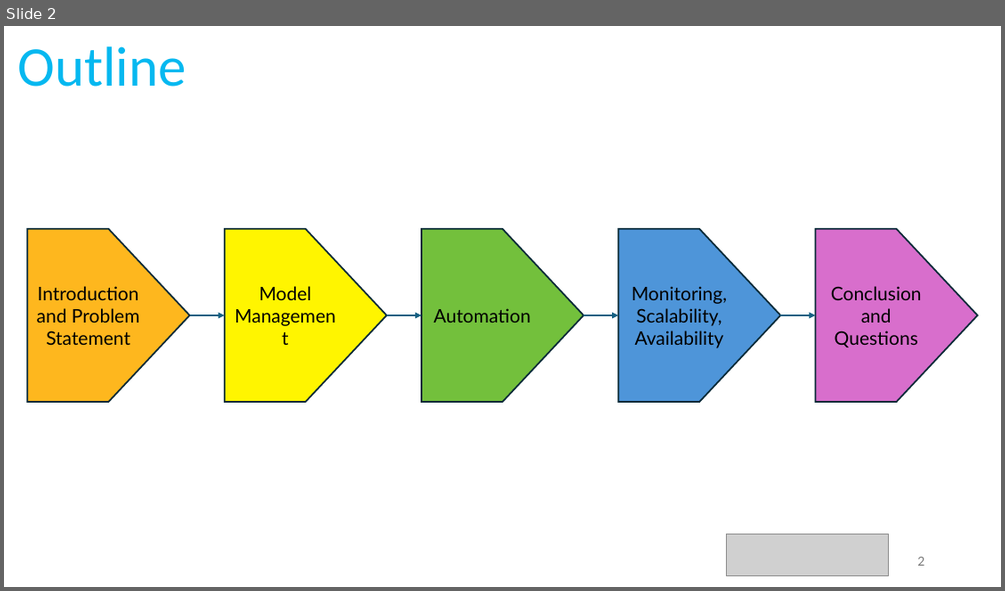
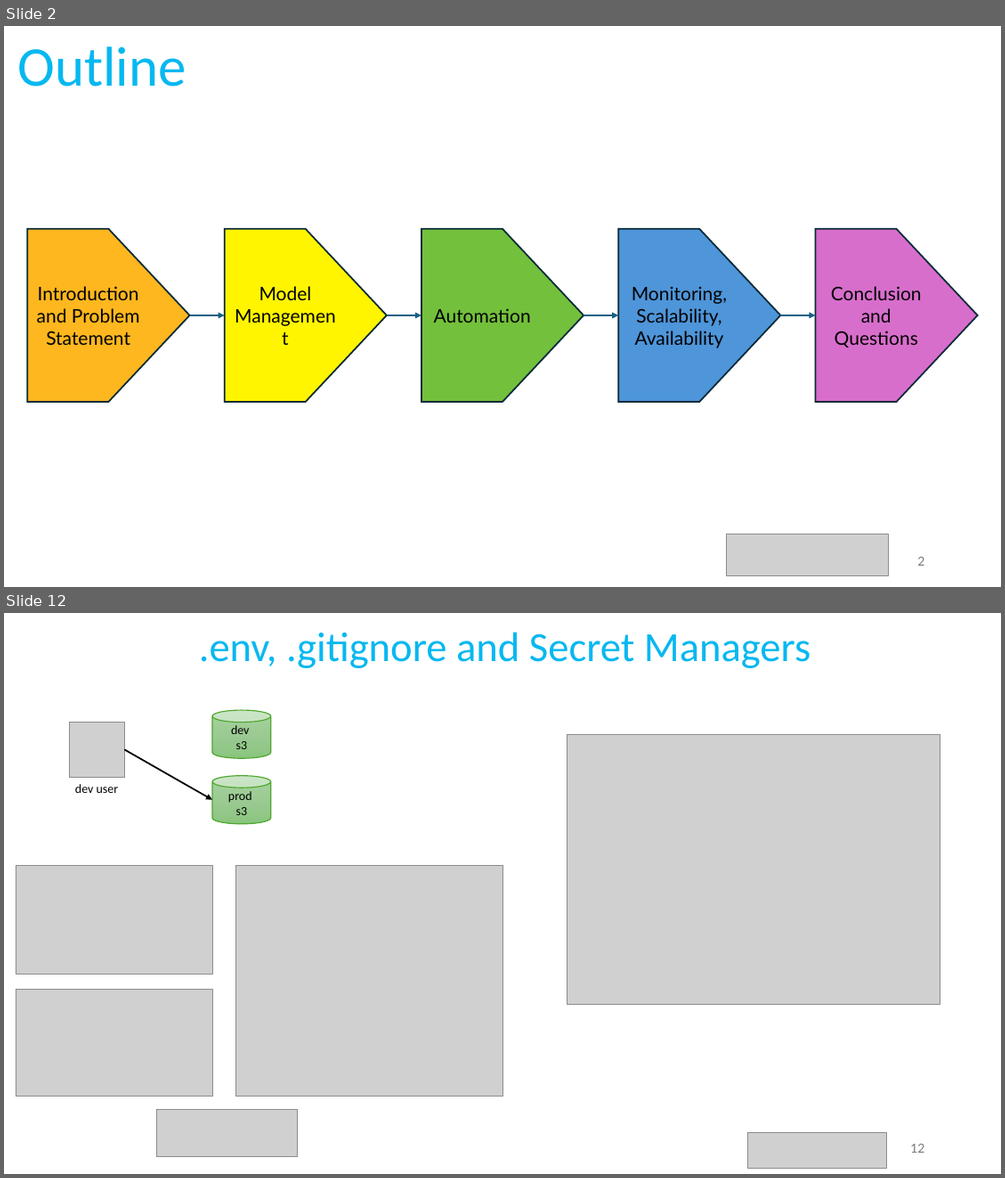
Before and after one commit to ShayanCanty/CaseStudy, a slide deck: casestudy.pptx. Shown one above the other, each under a label of ours: slide 2 before the commit, slides 2 and 12 after it; the slides between them are not shown. The pictures are 1005x591 and 1005x1178 pixels, drawn with LibreOffice and Linux fonts; fonts in the diff are those of the drawing; grey boxes stand for pictures. Boxes give left, top, right and bottom in pixels: in the first picture for what was removed or moved away, otherwise in the second. Text is boxed around its words. In the diff, an @@ line names an element or a change of style, - is before the commit and + after.

```diff
--- a/casestudy.pptx
+++ b/casestudy.pptx
@@ slide 12 added at bbox=[4, 613, 1001, 1174], background #FFFFFF @@
@@ text added at bbox=[199, 632, 810, 668], 40 pt, text #06B8F0 @@
+.env, .gitignore and Secret Managers
@@ cylinder added at bbox=[212, 710, 271, 758], fill gradient #A8D5A0 to #9CCA94 to #8AC680, outline #4EA72E 1 pt, 12 pt, text #000000 @@
+dev
+s3
@@ picture added at bbox=[69, 722, 124, 778] @@
@@ picture added at bbox=[567, 734, 940, 1004] @@
@@ arrow added from (124, 750) to (212, 800), #000000 1.5 pt @@
@@ text added at bbox=[75, 784, 119, 793], 12 pt, text #000000 @@
+dev user
@@ cylinder added at bbox=[212, 775, 271, 823], fill gradient #A8D5A0 to #9CCA94 to #8AC680, outline #4EA72E 1 pt, 12 pt, text #000000 @@
+prod
+s3
@@ picture added at bbox=[16, 866, 212, 974] @@
@@ picture added at bbox=[236, 866, 502, 1096] @@
@@ picture added at bbox=[16, 989, 212, 1095] @@
@@ picture added at bbox=[156, 1110, 297, 1157] @@
@@ picture added at bbox=[748, 1133, 886, 1167] @@
@@ page number added at bbox=[910, 1143, 924, 1152], 12 pt, text #797979 @@
+12
```
Also in this commit, not shown: 2 slides changed, 25 other slides added, 1 slide removed.
